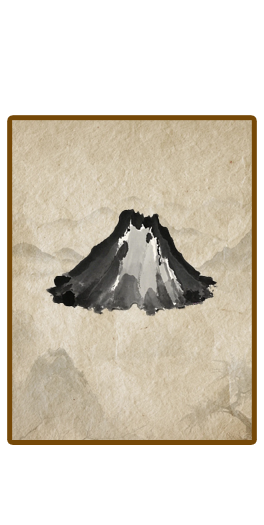
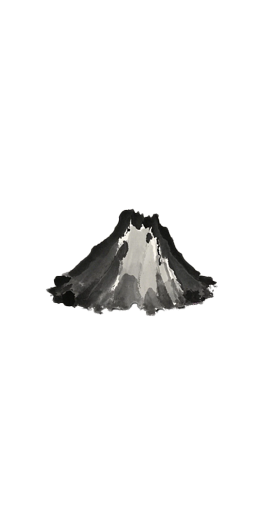
Two versions of the same layered image (264 × 525). Layer-by-layer changes:
hid "图层 1" over [12, 120, 252, 440]
